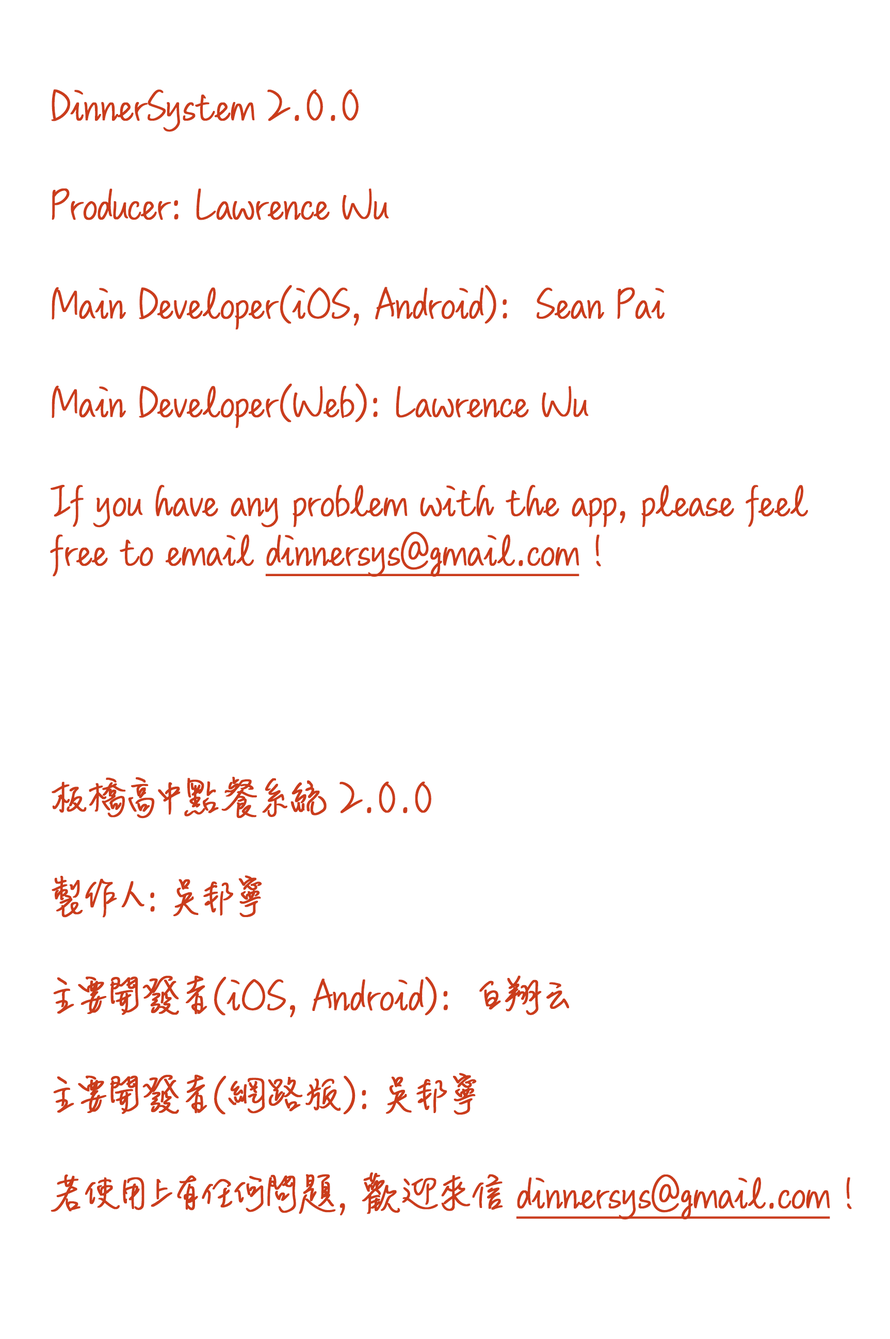
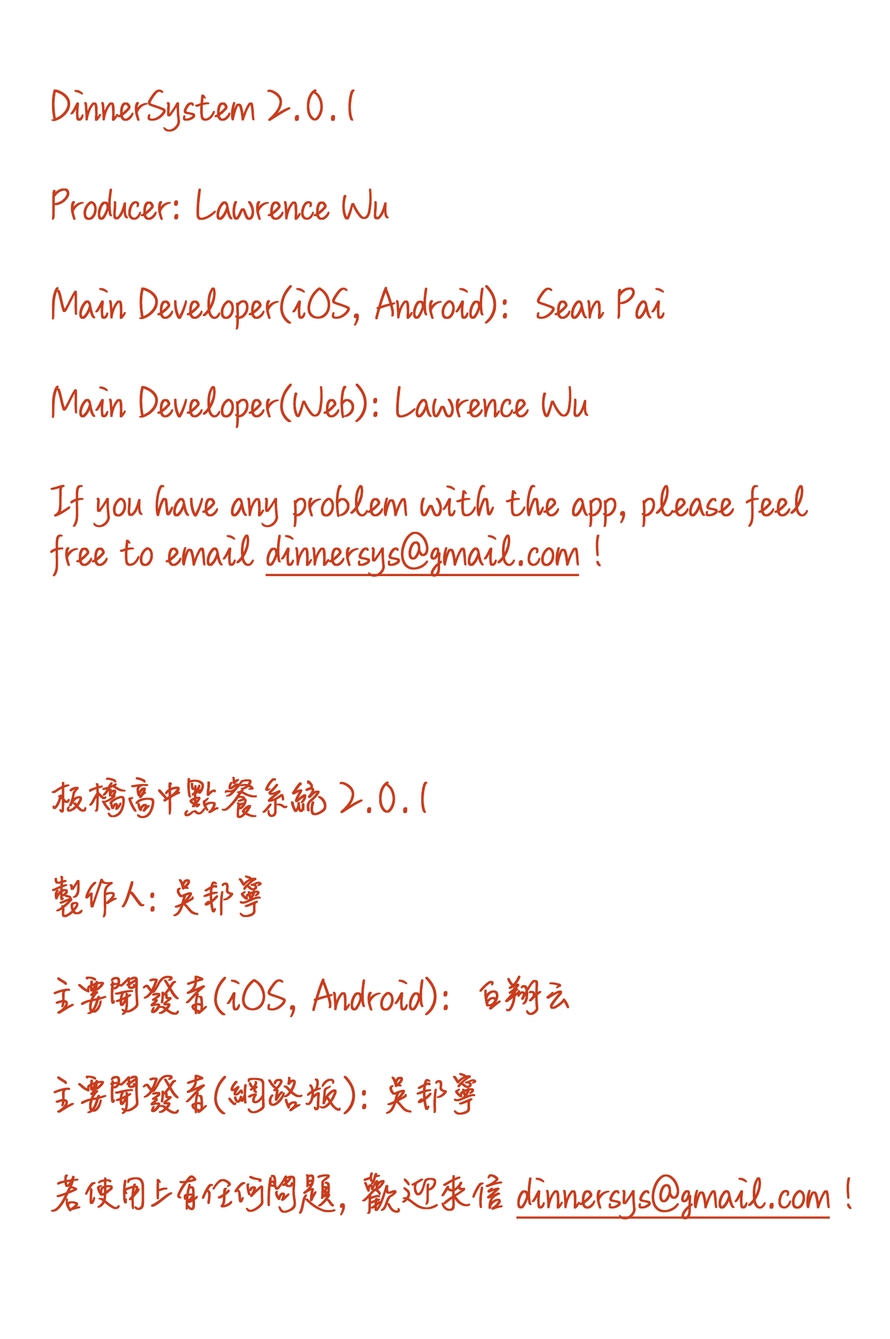
Layer changes from the first 890px x 1339px image to the second:
renamed "DinnerSystem 2.0.0 Producer: Lawrence Wu Main Developer(iOS," to "DinnerSystem 2.0.1 Producer: Lawrence Wu Main Developer(iOS,", painted on it over [341, 89, 432, 813]
